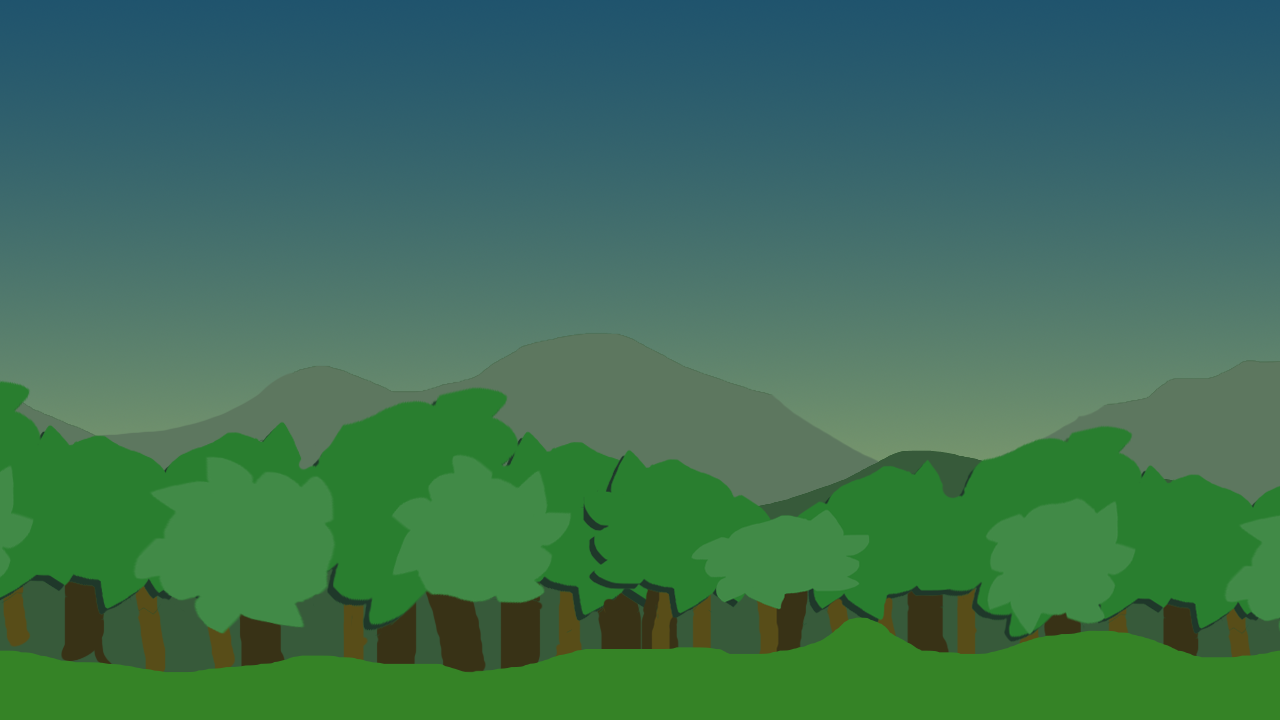
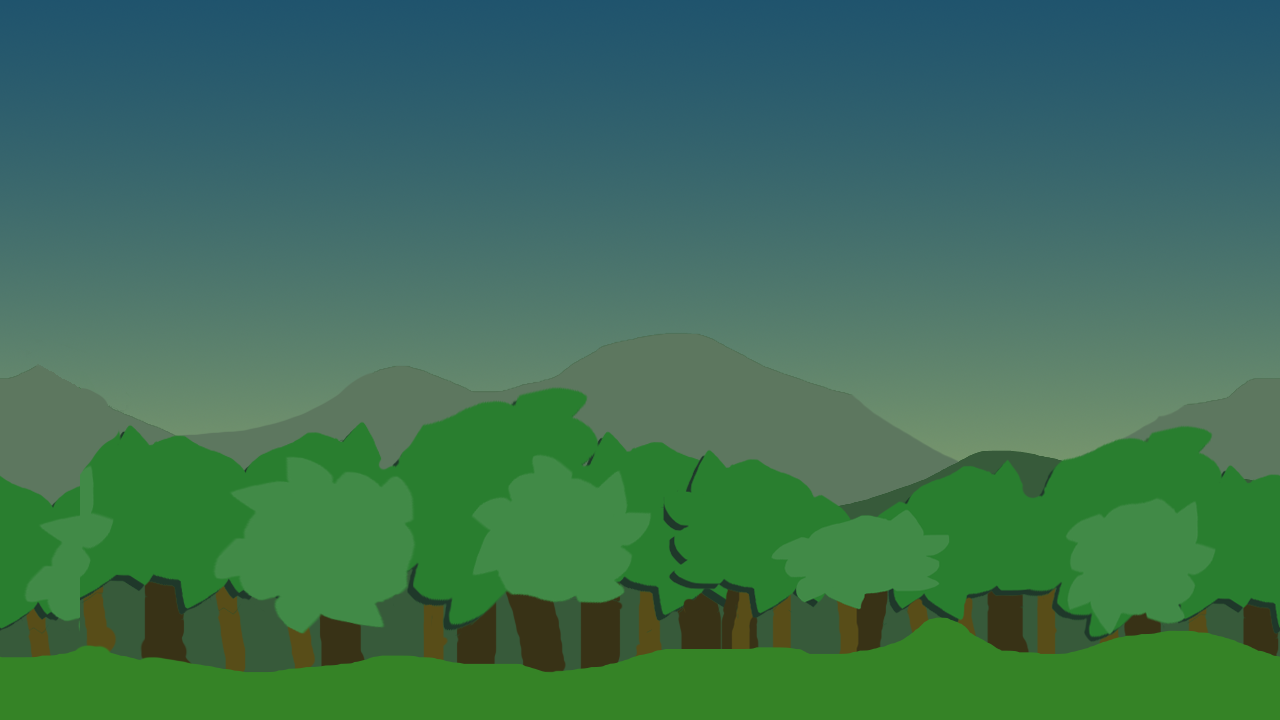
Revision of a layered (1280, 720) image; what changed, layer by layer:
painted on "Grass" over 0, 332, 1280, 673
